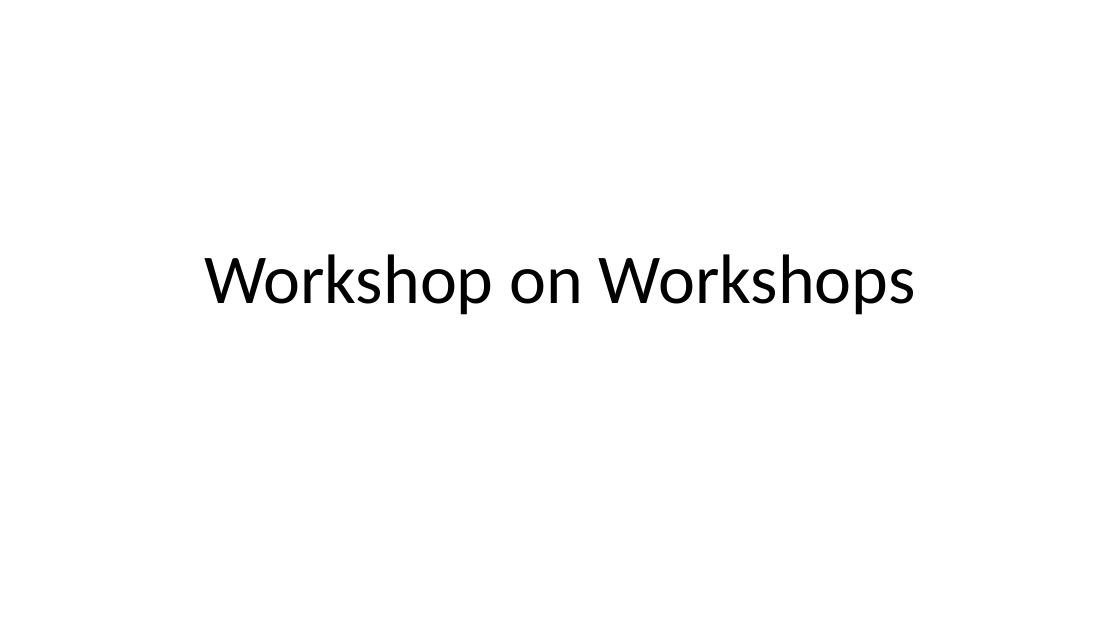
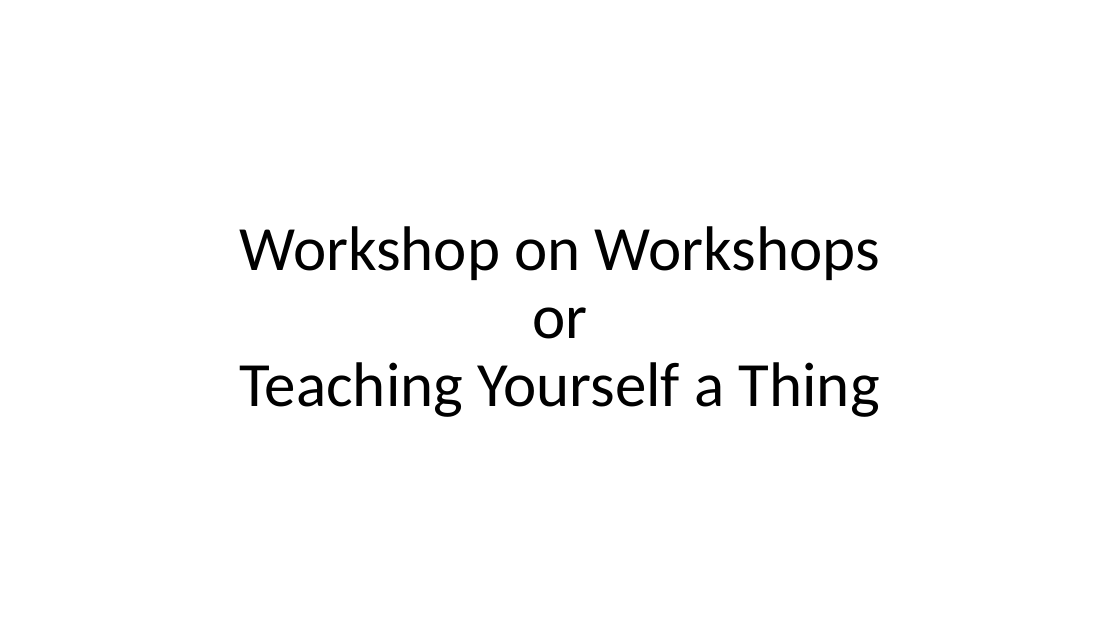
Before and after one commit to scholarslab/praxis, a slide deck: slide 1 of assets/workshop-on-workshops/workshop-on-workshops.pptx. Drawn at 1120x630 pixels with LibreOffice and Linux fonts; fonts in the diff are those of the drawing. Boxes give left, top, right and bottom in pixels: in the first picture for what was removed or moved away, otherwise in the second. Text is boxed around its words. In the diff, an @@ line names an element or a change of style, - is before the commit and + after.

```diff
--- a/assets/workshop-on-workshops/workshop-on-workshops.pptx
+++ b/assets/workshop-on-workshops/workshop-on-workshops.pptx
@@ title at box(240, 226, 880, 417): text changed; size 60 to 54 pt @@
-Workshop on Workshops
+Workshop on Workshops
+or
+Teaching Yourself a Thing
```
Also in this commit, not shown: 1 other slide changed, 1 other file.
